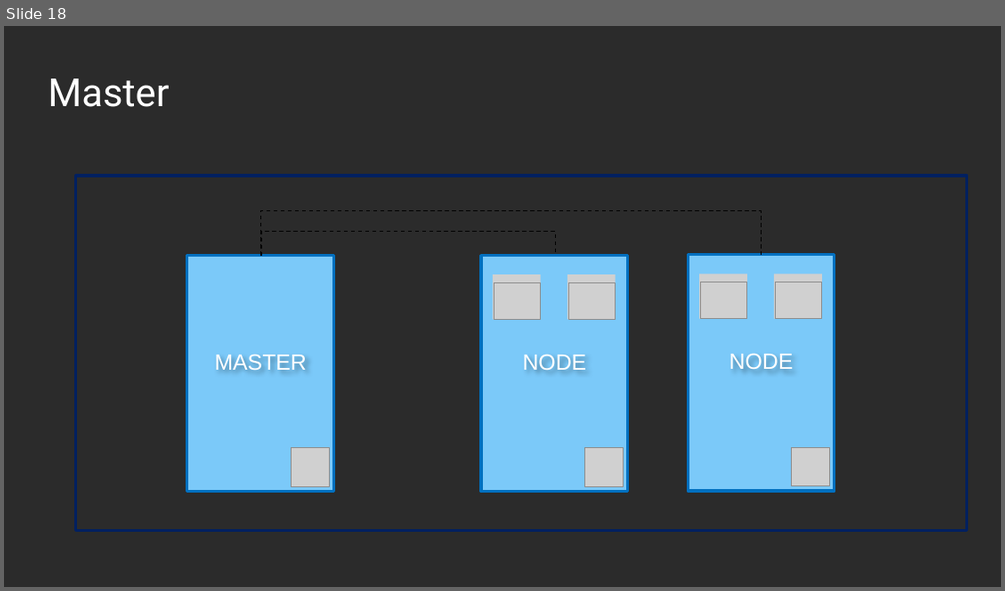
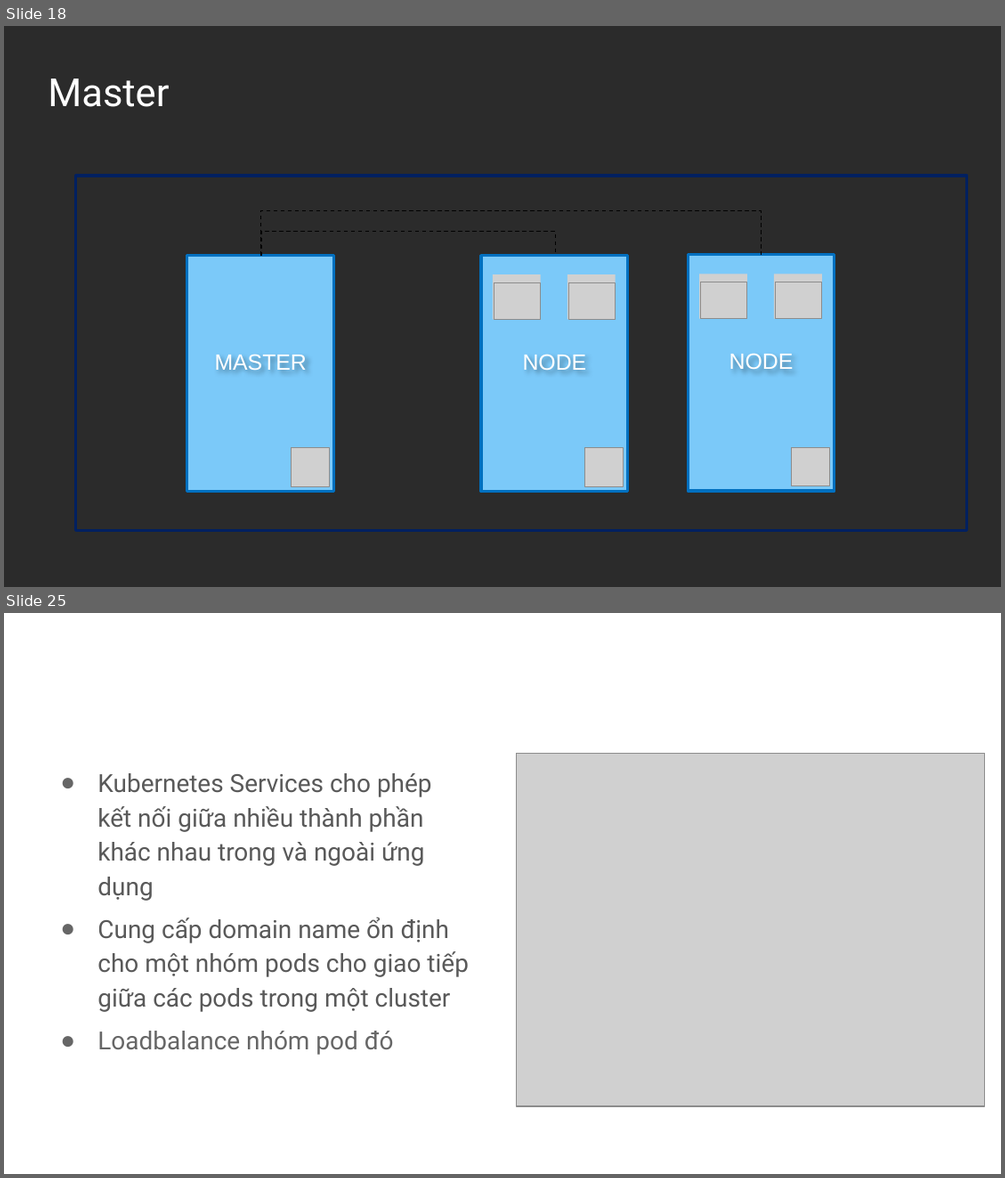
Before and after one commit to tungvt-my-personal-project/learn-kubernetes, a slide deck: slide-dao-tao/Kubernetes-cho-người-mới-bắt-đầu.pptx. Shown one above the other, each under a label of ours: slide 18 before the commit, slides 18 and 25 after it; the slides between them are not shown. The pictures are 1005x591 and 1005x1178 pixels, drawn with LibreOffice and Linux fonts; fonts in the diff are those of the drawing; grey boxes stand for pictures; background and template pictures are left out; a plain dark background stands for a picture behind light text. Boxes give left, top, right and bottom in pixels: in the first picture for what was removed or moved away, otherwise in the second. Text is boxed around its words. In the diff, an @@ line names an element or a change of style, - is before the commit and + after.

Commit message:
doc: complete version 1 of kubernetes slide

```diff
--- a/slide-dao-tao/Kubernetes-cho-người-mới-bắt-đầu.pptx
+++ b/slide-dao-tao/Kubernetes-cho-người-mới-bắt-đầu.pptx
@@ slide 25 added at <box>4,613,1001,1174</box>, background picture (left out) @@
@@ title added at <box>38,645,967,707</box>, 28 pt, text #FFFFFF @@
+Service
@@ picture added at <box>517,753,985,1105</box> @@
@@ text added at <box>97,773,468,1054</box>, 18 pt, text #595959 @@
+● Kubernetes Services cho phép kết nối giữa nhiều thành phần khác nhau trong và ngoài ứng dụng
+● Cung cấp domain name ổn định cho một nhóm pods cho giao tiếp giữa các pods trong một cluster
+● Loadbalance nhóm pod đó
```
Also in this commit, not shown: 8 other slides added, 1 slide removed.
